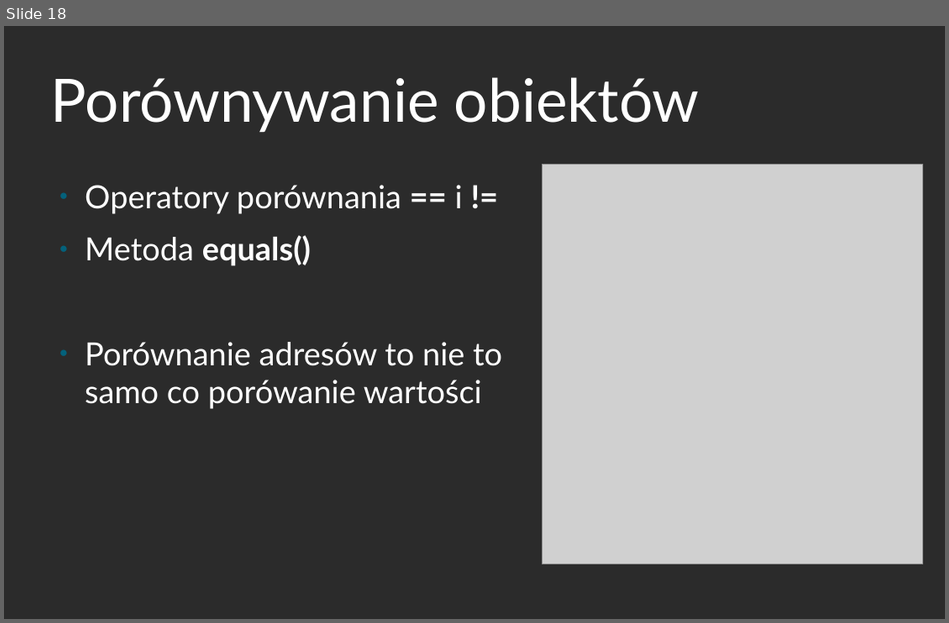
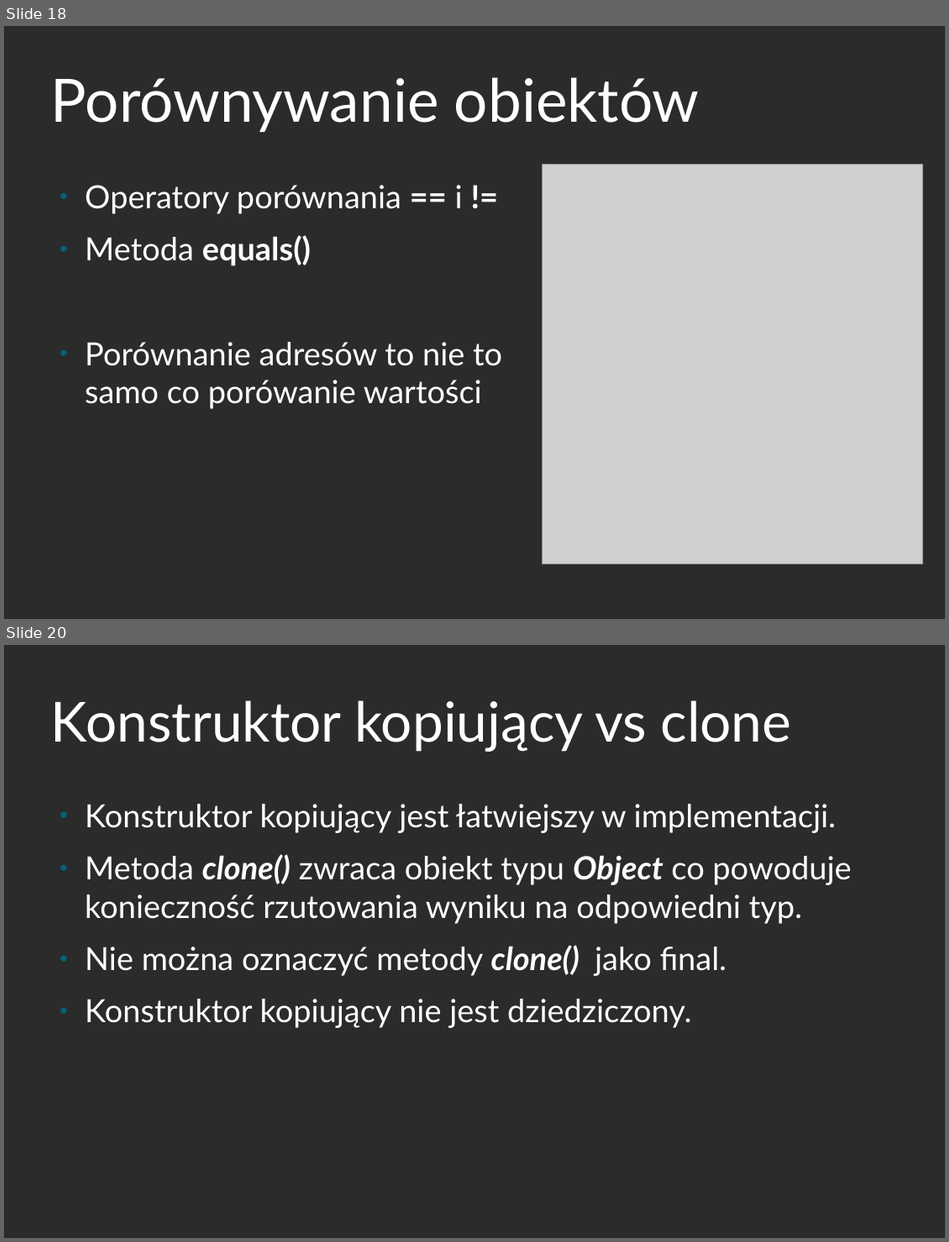
Before and after one commit to mdzidko/java-kurs, a slide deck: prezentacje/java_3.odp. Shown one above the other, each under a label of ours: slide 18 before the commit, slides 18 and 20 after it; the slides between them are not shown. The pictures are 949x623 and 949x1242 pixels, drawn with LibreOffice and Linux fonts; fonts in the diff are those of the drawing; grey boxes stand for pictures; background and template pictures are left out; a plain dark background stands for a picture behind light text. Boxes give left, top, right and bottom in pixels: in the first picture for what was removed or moved away, otherwise in the second. Text is boxed around its words. In the diff, an @@ line names an element or a change of style, - is before the commit and + after.

```diff
--- a/prezentacje/java_3.odp
+++ b/prezentacje/java_3.odp
@@ slide 20 added at [4,645,945,1238], background picture (left out) @@
@@ title added at [51,700,792,752], 55.5 pt, text #FFFFFF @@
+Konstruktor kopiujący vs clone
@@ text added at [85,804,851,1028], 32 pt, text #FFFFFF @@
+● Konstruktor kopiujący jest łatwiejszy w implementacji.
+● Metoda clone() zwraca obiekt typu Object co powoduje konieczność rzutowania wyniku na odpowiedni typ.
+● Nie można oznaczyć metody clone() jako final.
+● Konstruktor kopiujący nie jest dziedziczony.
```
Also in this commit, not shown: 1 slide changed, 4 other slides added, 17 other files.
